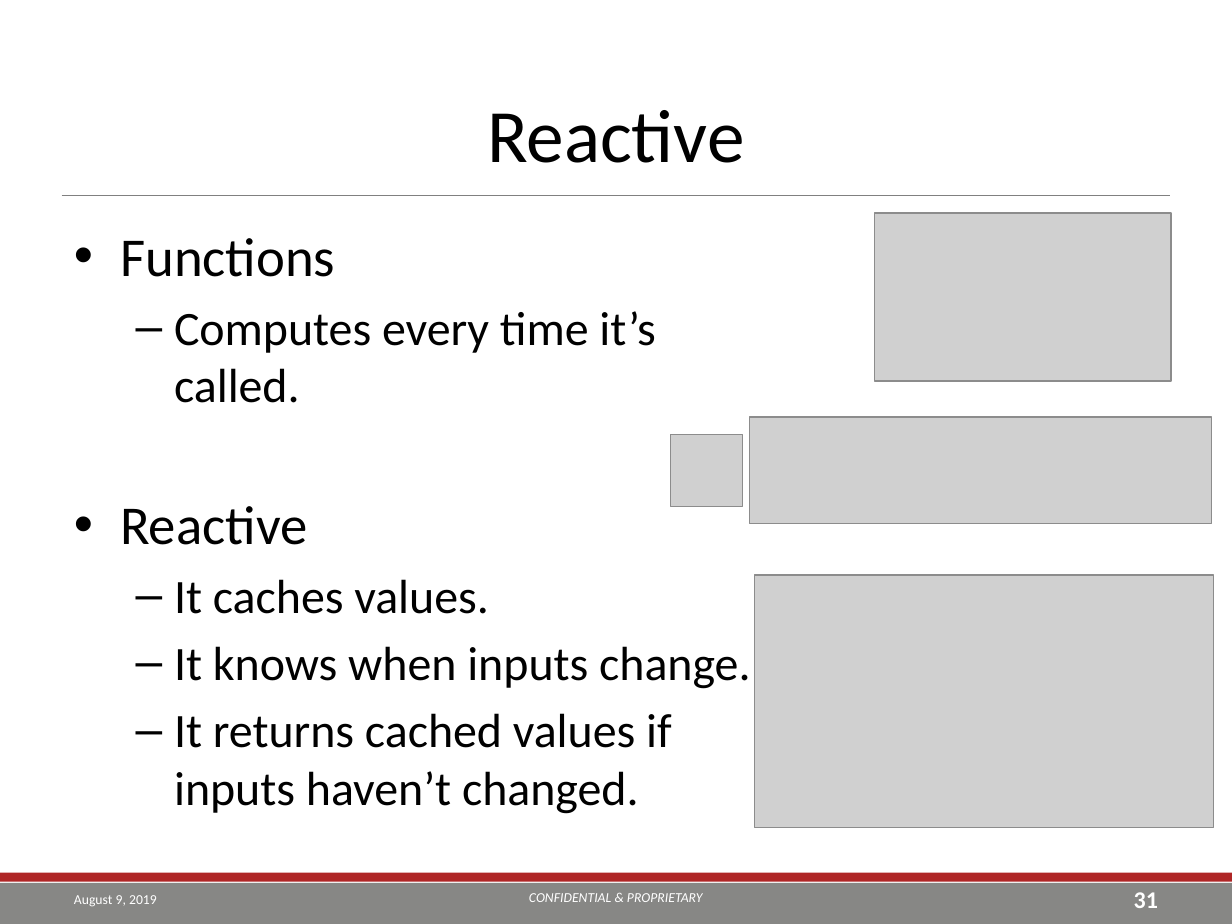
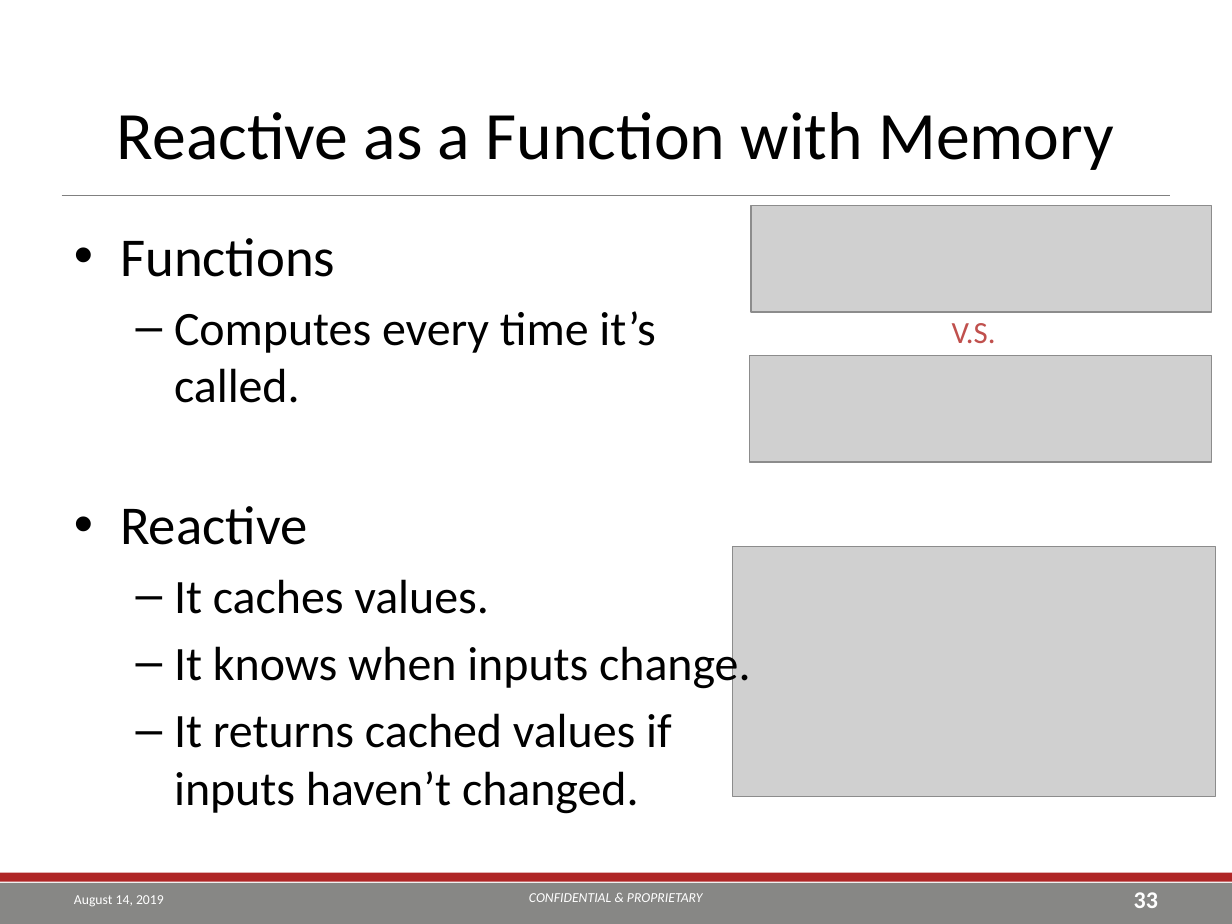
Before and after one commit to TEA-Analytics/ShinyWorkshop, a slide deck: slide 33 of Day 1.pptx (slide 31 before the commit). Drawn at 1232x924 pixels with LibreOffice and Linux fonts; fonts in the diff are those of the drawing; grey boxes stand for pictures; background and template pictures are left out. Boxes give left, top, right and bottom in pixels: in the first picture for what was removed or moved away, otherwise in the second. Text is boxed around its words. In the diff, an @@ line names an element or a change of style, - is before the commit and + after.

```diff
--- a/Day 1.pptx
+++ b/Day 1.pptx
@@ title at [117,112,1114,170]: text changed; size 44 to 39.6 pt @@
-Reactive
+Reactive as a Function with Memory
@@ picture added at [752,206,1212,312] @@
@@ picture removed at [875,213,1172,381] @@
@@ text added at [952,323,996,343], 18 pt, text #C0504D @@
+V.S.
@@ picture: place and size @@
-picture at [749,418,1211,524]
+picture at [749,356,1211,462]
@@ picture removed at [671,435,743,506] @@
@@ picture: place and size @@
-picture at [755,575,1214,828]
+picture at [733,546,1216,796]
@@ text at [74,895,164,906]: text changed @@
-August 9, 2019
+August 14, 2019
@@ page number at [1134,892,1158,908]: text changed @@
-31
+33
```
Also in this commit, not shown: 49 other slides changed, 5 slides added, 47 other files.
